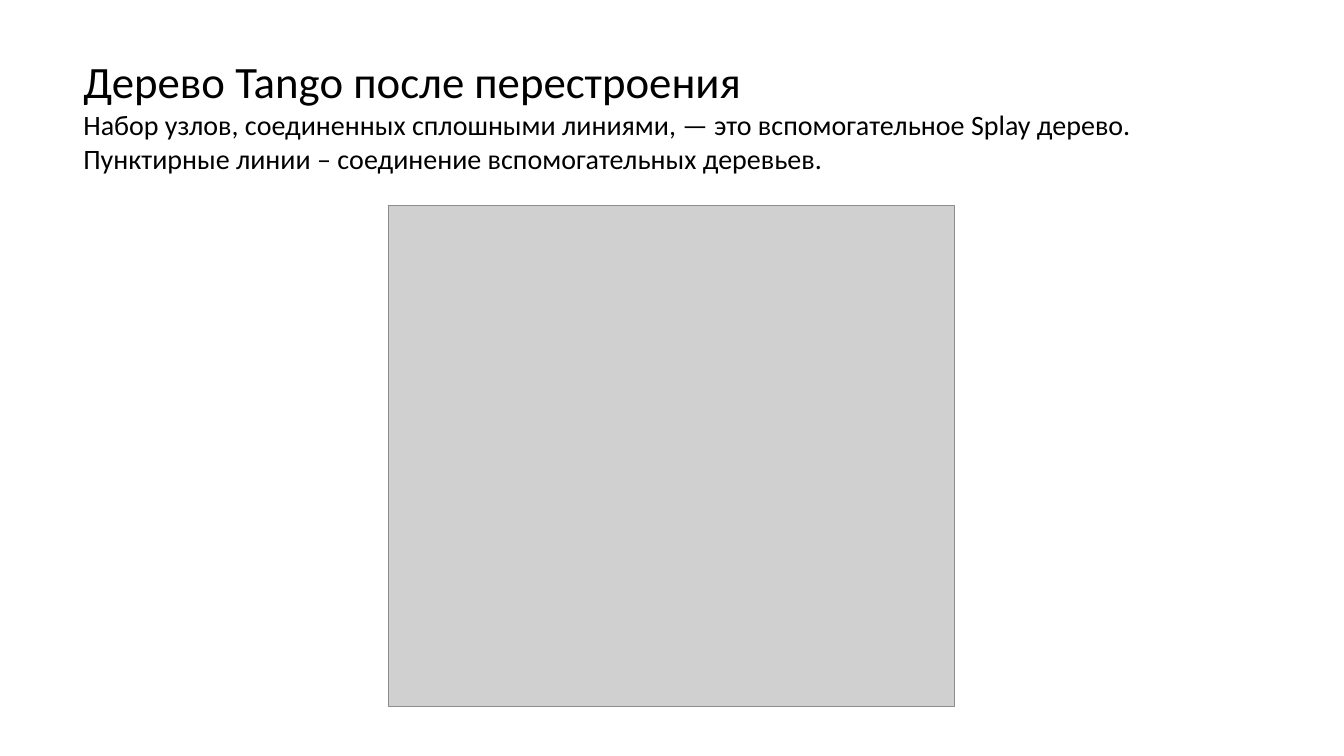
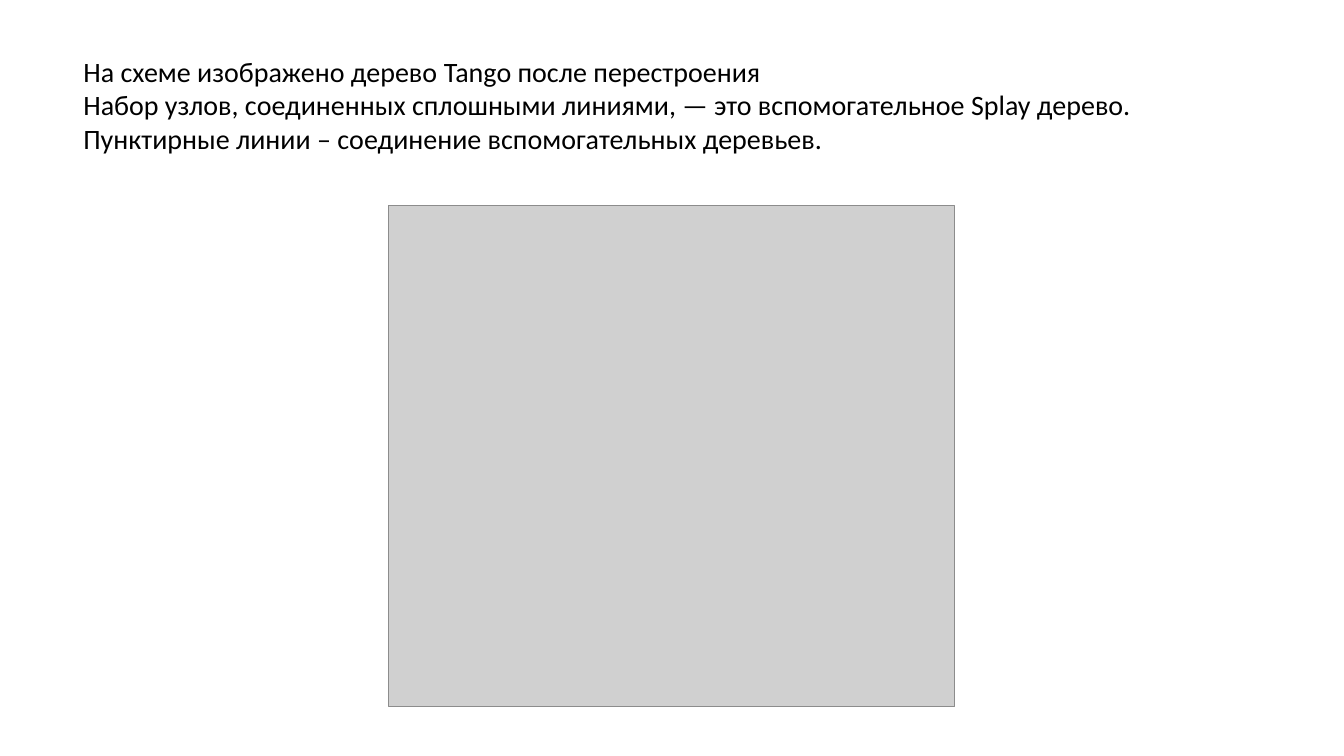
Before and after one commit to Far0ver/TangoTree, a slide deck: slide 11 of Танго дерево презентация.pptx. Drawn at 1344x756 pixels with LibreOffice and Linux fonts; fonts in the diff are those of the drawing; grey boxes stand for pictures. Boxes give left, top, right and bottom in pixels: in the first picture for what was removed or moved away, otherwise in the second. Text is boxed around its words. In the diff, an @@ line names an element or a change of style, - is before the commit and + after.

```diff
--- a/Танго дерево презентация.pptx
+++ b/Танго дерево презентация.pptx
@@ text at [83, 63, 760, 87]: text changed; size 32 to 20 pt @@
-Дерево Tango после перестроения
+На схеме изображено дерево Tango после перестроения
```
Also in this commit, not shown: 14 other slides changed, 2 slides added, 2 slides removed, 17 other files.
